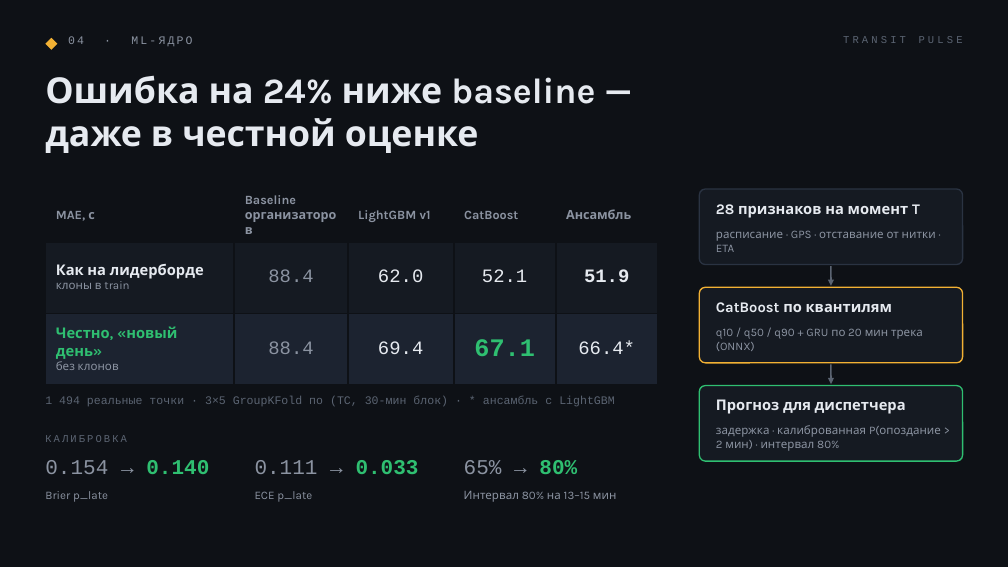
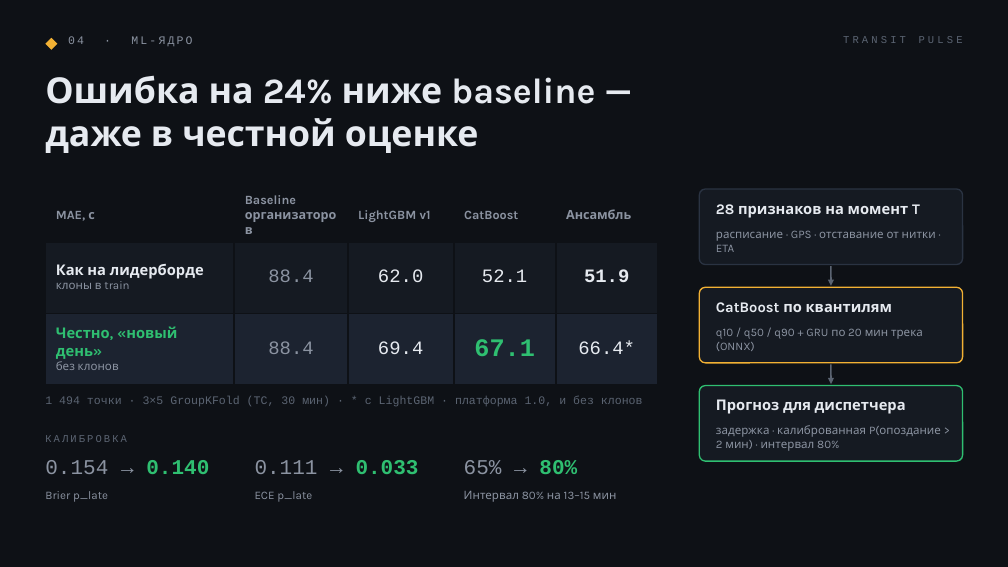
Before and after one commit to jinxovich/transit-pulse, a slide deck: slide 5 of docs/pitch/transit-pulse-pitch.pptx. Drawn at 1008x567 pixels with LibreOffice and Linux fonts; fonts in the diff are those of the drawing. Boxes give left, top, right and bottom in pixels: in the first picture for what was removed or moved away, otherwise in the second. Text is boxed around its words. In the diff, an @@ line names an element or a change of style, - is before the commit and + after.

```diff
--- a/docs/pitch/transit-pulse-pitch.pptx
+++ b/docs/pitch/transit-pulse-pitch.pptx
@@ text at [45,396,643,406]: text changed @@
-1 494 реальные точки · 3×5 GroupKFold по (ТС, 30-мин блок) · * ансамбль с LightGBM
+1 494 точки · 3×5 GroupKFold (ТС, 30 мин) · * с LightGBM · платформа 1.0, и без клонов
```
Also in this commit, not shown: 1 other slide changed, 3 other files.
